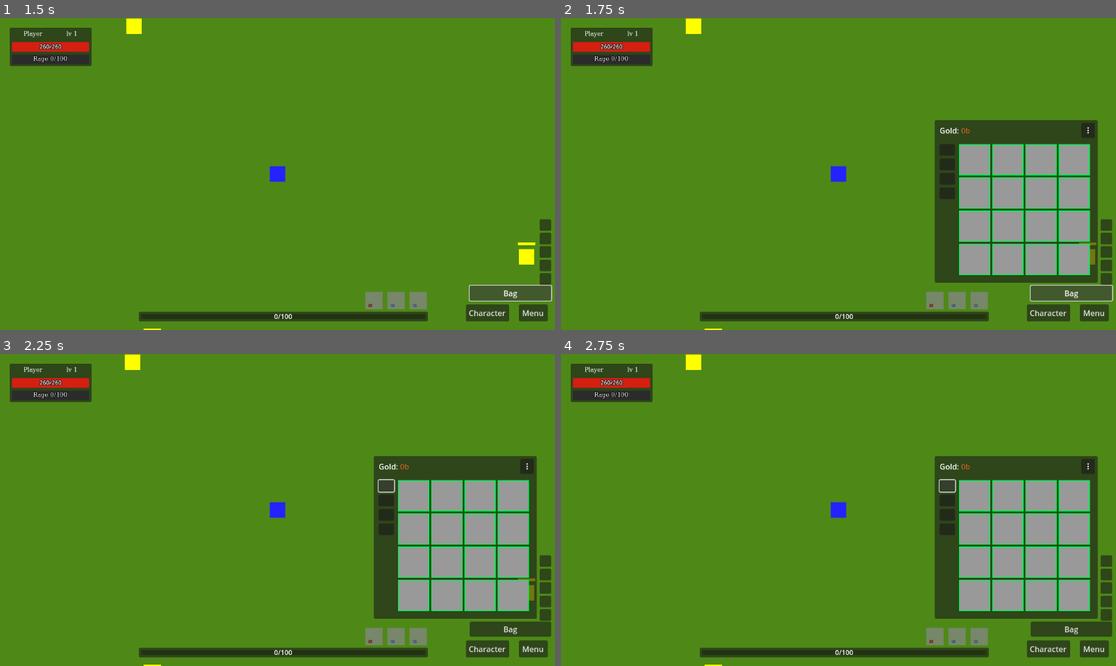
Above: before the commit, frames 1-4 (two rows, left to right).
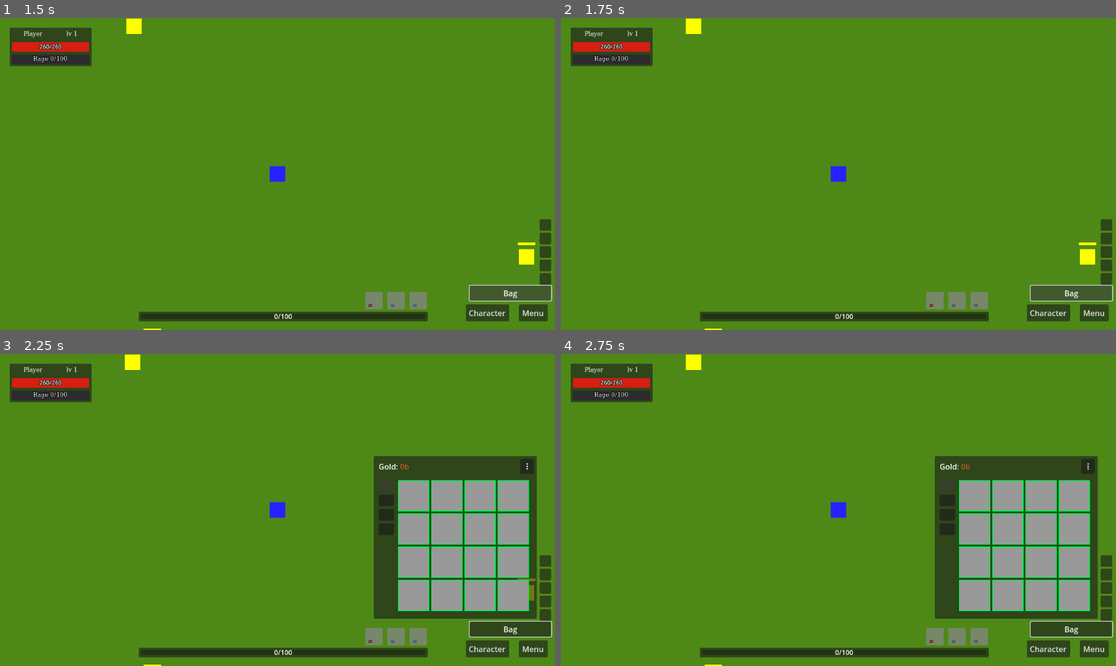
Above: after the commit, the same moments.

Repository: denisshkytko/mmo-mvp-godot
Game: Godot game, scene res://game/scenes/Main.tscn
The game is run twice, just before and just after one commit, with the same random seed, the same clock (stepped at 60 frames per second) and the same inputs. This scene is started directly instead of the project's main scene. The engine's default icon, where the game draws it, is replaced by a stand-in: a white triangle on a blue panel in a dark square.
Inputs (mouse positions are in pixels of both pictures, inside the frame that each line leads up to):
- Up to frame 1 (1.5 s): drag from (416, 301) to (88, 326) at 0.52 s; click "Bag" at 1.25 s
- Up to frame 2 (1.75 s): no input
- Up to frame 3 (2.25 s): click (388, 485) at 2.02 s
- Up to frame 4 (2.75 s): no input

Frame 1 is identical in both runs. In frame 2, 15% of the frame differs, in the area x 67-97%, y 32-85%; in frame 3, 0.2%; in frame 4, 0.2%.

Commit message:
Defer initial inventory layout until first open

Diff:
--- a/ui/game/hud/inventory_hud.gd
+++ b/ui/game/hud/inventory_hud.gd
@@ -132,8 +132,6 @@
 	var rect := panel.get_global_rect()
 	_panel_anchor_br = rect.position + rect.size
 	_panel_anchor_valid = true
-	await _force_initial_layout()
-	_refresh()
 
 func set_player(p: Node) -> void:
 	player = p
@@ -190,9 +188,10 @@
 		_hide_split()
 		_hide_settings()
 	else:
-		await _force_initial_layout()
 		# Two-frame stabilization so GridContainer lays out correctly on first open.
 		await get_tree().process_frame
+		_initial_layout_done = false
+		await _force_initial_layout()
 		_layout_dirty = true
 		_last_applied_columns = -1
 		_refresh()
